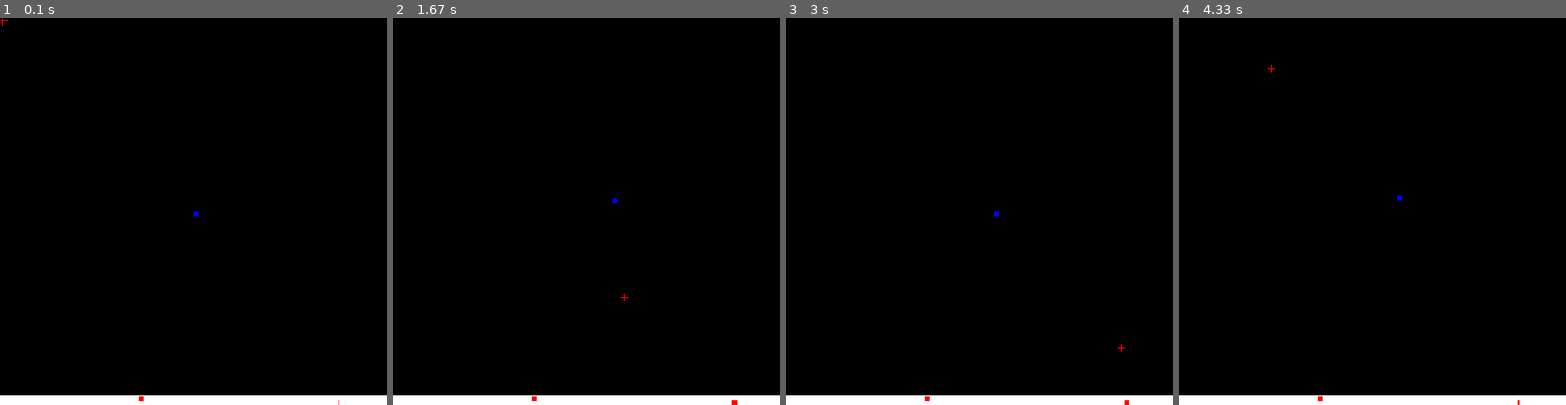
Above: before the commit, frames 1-4 (left to right).
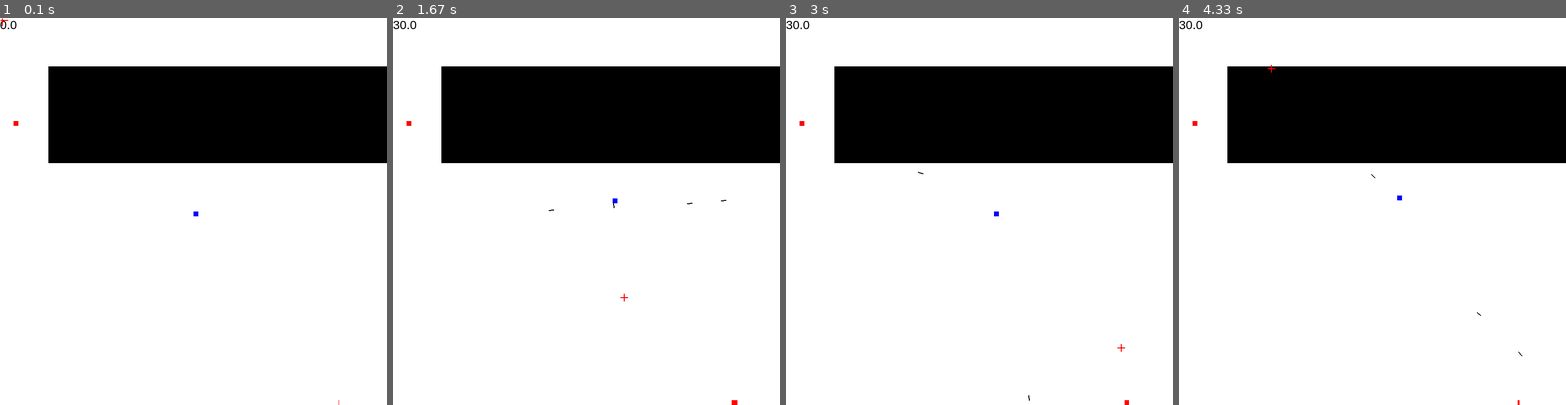
Above: after the commit, the same moments.

Repository: zwang20/Chaos
Game: pygame game, started from chaos.py
Two runs of this game, one before a commit and one after it. Both use one fixed random seed, a clock stepped at 60 frames per second and the inputs below.
Inputs (mouse positions are in pixels of both pictures, inside the frame that each line leads up to):
- Up to frame 1 (0.1 s): no input
- Up to frame 2 (1.67 s): tap Space at 0.33, 0.73, 1.03, 1.23, 1.57 s; hold D 0.67-1.13 s; move the mouse to (710, 199) at 0.7 s; hold W 1.17-1.47 s; move the mouse to (493, 215) at 1.2 s; hold D from 1.5 s (still down); move the mouse to (625, 296) at 1.53 s
- Up to frame 3 (3 s): tap Space at 1.87, 2.07, 2.37, 2.63, 2.97 s; release D at 1.97 s; hold A 2-2.53 s; move the mouse to (859, 153) at 2.03 s; hold S 2.57-2.87 s; move the mouse to (1037, 76) at 2.6 s; hold A from 2.9 s (still down); move the mouse to (1122, 346) at 2.93 s
- Up to frame 4 (4.33 s): tap Space at 3.27, 3.4, 3.8, 4.1 s; release A at 3.3 s; hold W 3.33-3.7 s; move the mouse to (1418, 246) at 3.37 s; hold D from 3.73 s (still down); move the mouse to (1271, 68) at 3.77 s

The runs differ from the first frame. In frame 1, 76% of the frame differs, in the area x 0-100%, y 0-99%; in frame 2, 76%; in frame 3, 76%; in frame 4, 76%.

Commit message:
minor bug fix

Diff:
--- a/chaos.py
+++ b/chaos.py
@@ -115,6 +115,7 @@
                 Enemy.objects.remove(e)
                 Bullet.objects.remove(i)
                 smart_spawn()
+    for i in Bullet.objects:
         for b in Block.objects:
             if b.x < i.x < (b.x + b.width) and b.y < i.y < (b.y + b.length):
                 Bullet.objects.remove(i)
@@ -141,7 +142,8 @@
 
     # Init cooldown
     cooldown = 0
-    Block(0, 0, 800, 780)
+    Block(100, 100, 600, 200)
+    Block(500, 100, 600, 200)
     # Main loop
     smart_spawn()
     while True:
